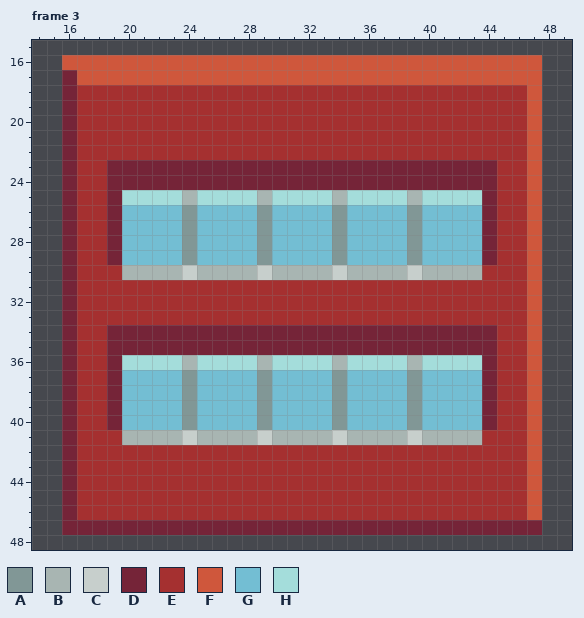
Two versions of one pixel-art file, assets/Buildings/Buildings1.aseprite. The first picture shows the starting point.
64x64 pixels, 7 frames. Shown: frame 3: x 14..49, y 15..48.
Palette (. is transparent): A #819796  B #a8b5b2  C #c7cfcc  D #752438  E #a53030  F #cf573c  G #73bed3  H #a4dddb
Pixels before, frame 3, first column x 16:
16 FFFFFFFFFFFFFFFFFFFFFFFFFFFFFFFF
17 DFFFFFFFFFFFFFFFFFFFFFFFFFFFFFFF
18 DEEEEEEEEEEEEEEEEEEEEEEEEEEEEEEF
19 DEEEEEEEEEEEEEEEEEEEEEEEEEEEEEEF
20 DEEEEEEEEEEEEEEEEEEEEEEEEEEEEEEF
21 DEEEEEEEEEEEEEEEEEEEEEEEEEEEEEEF
22 DEEEEEEEEEEEEEEEEEEEEEEEEEEEEEEF
23 DEEDDDDDDDDDDDDDDDDDDDDDDDDDDEEF
24 DEEDDDDDDDDDDDDDDDDDDDDDDDDDDEEF
25 DEEDHHHHBHHHHBHHHHBHHHHBHHHHDEEF
26 DEEDGGGGAGGGGAGGGGAGGGGAGGGGDEEF
27 DEEDGGGGAGGGGAGGGGAGGGGAGGGGDEEF
28 DEEDGGGGAGGGGAGGGGAGGGGAGGGGDEEF
29 DEEDGGGGAGGGGAGGGGAGGGGAGGGGDEEF
30 DEEEBBBBCBBBBCBBBBCBBBBCBBBBEEEF
31 DEEEEEEEEEEEEEEEEEEEEEEEEEEEEEEF
32 DEEEEEEEEEEEEEEEEEEEEEEEEEEEEEEF
33 DEEEEEEEEEEEEEEEEEEEEEEEEEEEEEEF
34 DEEDDDDDDDDDDDDDDDDDDDDDDDDDDEEF
35 DEEDDDDDDDDDDDDDDDDDDDDDDDDDDEEF
36 DEEDHHHHBHHHHBHHHHBHHHHBHHHHDEEF
37 DEEDGGGGAGGGGAGGGGAGGGGAGGGGDEEF
38 DEEDGGGGAGGGGAGGGGAGGGGAGGGGDEEF
39 DEEDGGGGAGGGGAGGGGAGGGGAGGGGDEEF
40 DEEDGGGGAGGGGAGGGGAGGGGAGGGGDEEF
41 DEEEBBBBCBBBBCBBBBCBBBBCBBBBEEEF
42 DEEEEEEEEEEEEEEEEEEEEEEEEEEEEEEF
43 DEEEEEEEEEEEEEEEEEEEEEEEEEEEEEEF
44 DEEEEEEEEEEEEEEEEEEEEEEEEEEEEEEF
45 DEEEEEEEEEEEEEEEEEEEEEEEEEEEEEEF
46 DEEEEEEEEEEEEEEEEEEEEEEEEEEEEEEF
47 DDDDDDDDDDDDDDDDDDDDDDDDDDDDDDDD
The result:
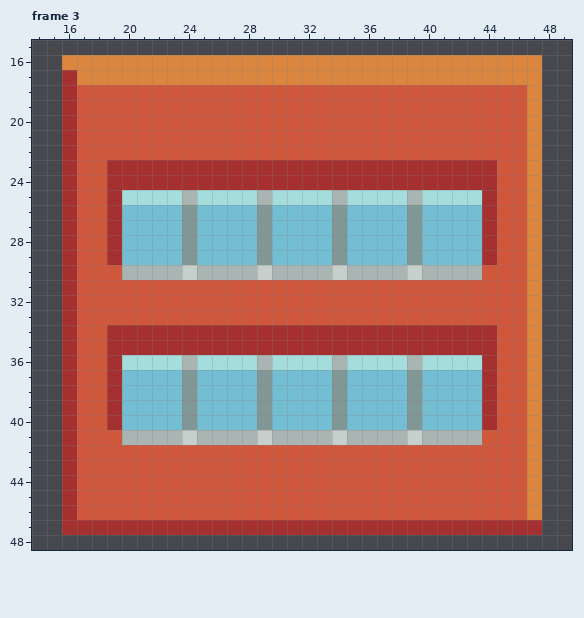
What changed:
colour D: #752438 -> #a53030
colour E: #a53030 -> #cf573c
colour F: #cf573c -> #da863e
Where, in picture pixels (left, top, right, bottom), the same in both pictures:
changed: (62, 55, 542, 535)
